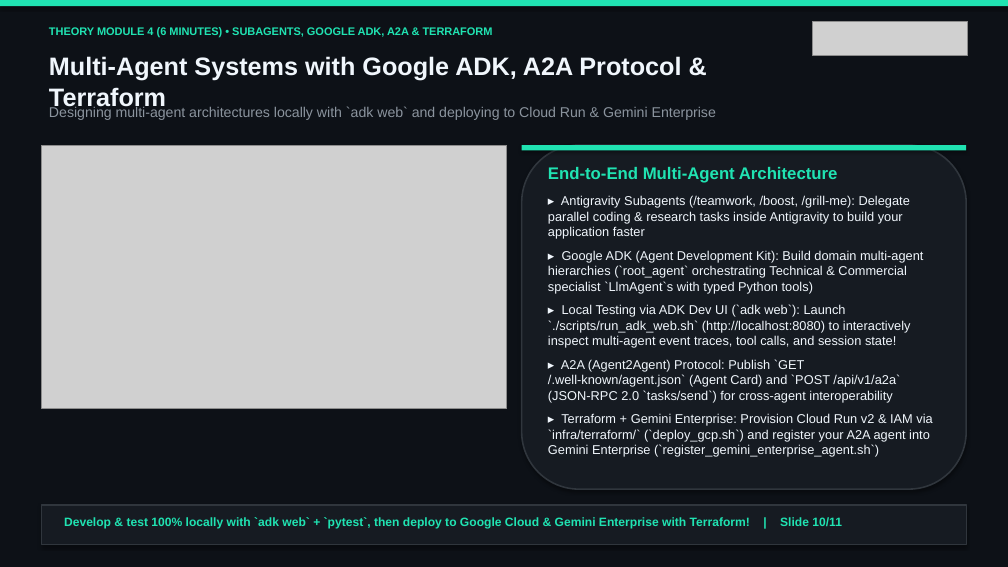
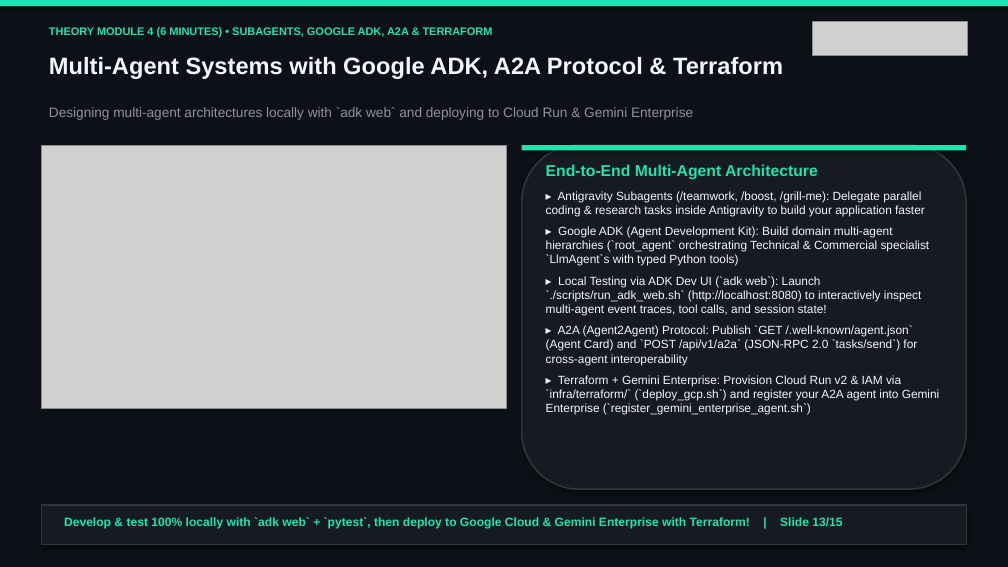
Before and after one commit to tryolabs/antigravity-workshop-telecom, a slide deck: slide 13 of slides/antigravity_telecom_workshop_en.pptx (slide 10 before the commit). Drawn at 1008x567 pixels with LibreOffice and Linux fonts; fonts in the diff are those of the drawing; grey boxes stand for pictures. Boxes give left, top, right and bottom in pixels: in the first picture for what was removed or moved away, otherwise in the second. Text is boxed around its words. In the diff, an @@ line names an element or a change of style, - is before the commit and + after.

Commit message:
Add Tryolabs-branded Lab Instruction PDFs, branded docs, and 15-slide presentations with Lab Objectives, What You Will Build & Step-by-Step Instructions

```diff
--- a/slides/antigravity_telecom_workshop_en.pptx
+++ b/slides/antigravity_telecom_workshop_en.pptx
@@ text "Multi-Agent Systems with Google ADK, ..." at box(49, 57, 783, 79): size 24 to 22.5 pt @@
@@ text "Designing multi-agent architectures locally with ..." at box(49, 107, 693, 120): size 13.5 to 13 pt @@
@@ text "End-to-End Multi-Agent Architecture" at box(546, 164, 940, 415): size 16 to 15 pt in "End-to-End Multi-Agent Architecture"; size 12.2 to 11.3 pt; less space between paragraphs @@
@@ text at box(64, 517, 842, 528): text changed @@
-Develop & test 100% locally with `adk web` + `pytest`, then deploy to Google Cloud & Gemini Enterprise with Terraform! | Slide 10/11
+Develop & test 100% locally with `adk web` + `pytest`, then deploy to Google Cloud & Gemini Enterprise with Terraform! | Slide 13/15
```
Also in this commit, not shown: 10 other slides changed, 4 slides added, 33 other files.
